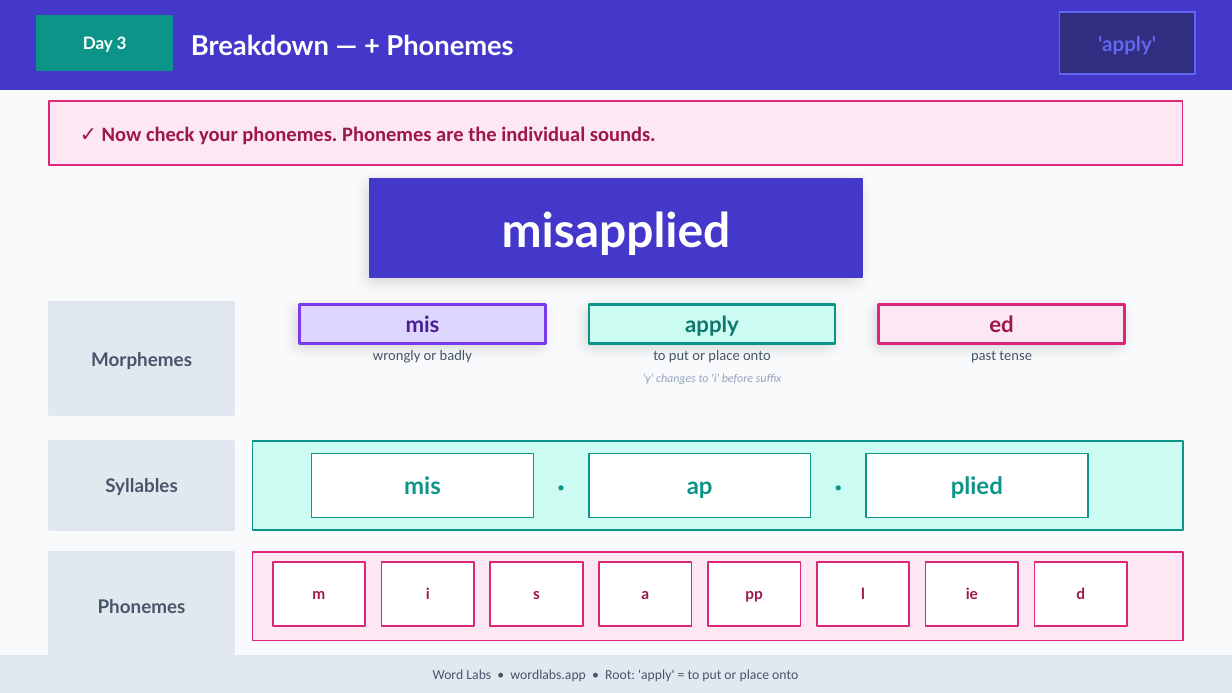
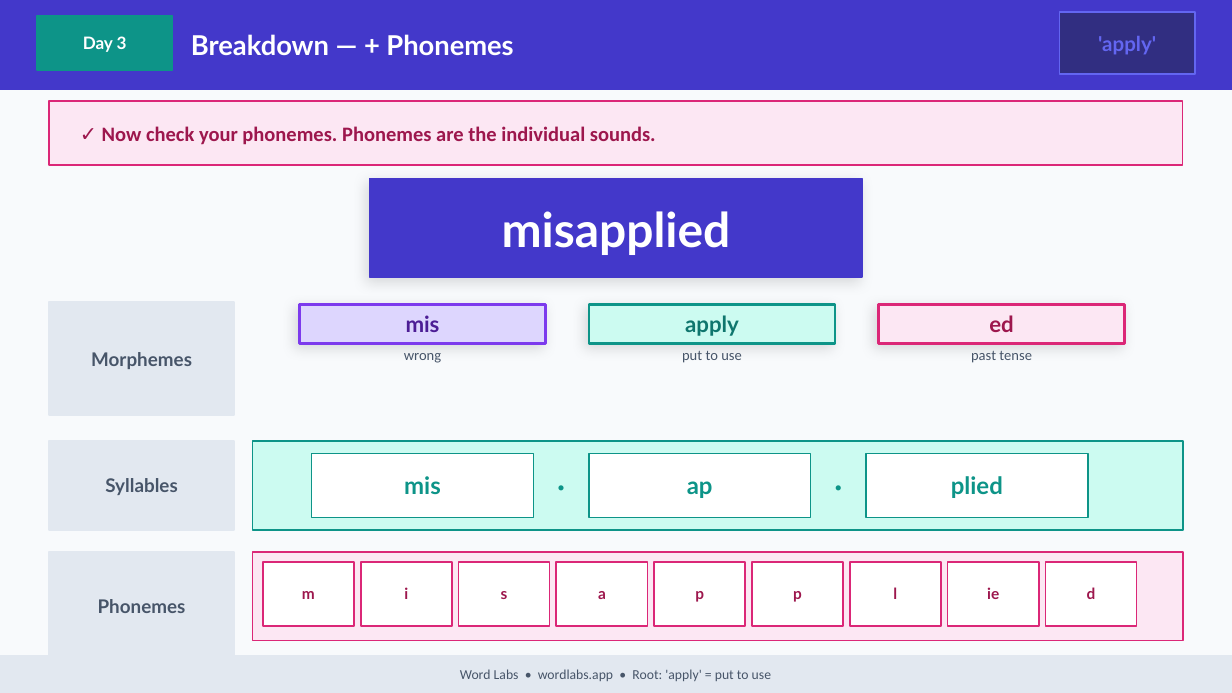
Before and after one commit to NickD135/morphology-builder, a slide deck: slide 27 of output/wordlabs-apply-3day.pptx. Drawn at 1232x693 pixels with LibreOffice and Linux fonts; fonts in the diff are those of the drawing. Boxes give left, top, right and bottom in pixels: in the first picture for what was removed or moved away, otherwise in the second. Text is boxed around its words. In the diff, an @@ line names an element or a change of style, - is before the commit and + after.

```diff
--- a/output/wordlabs-apply-3day.pptx
+++ b/output/wordlabs-apply-3day.pptx
@@ text at <box>404,353,441,363</box>: text changed @@
-wrongly or badly
+wrong
@@ text at <box>682,351,742,363</box>: text changed @@
-to put or place onto
+put to use
@@ text removed at <box>643,374,782,384</box> @@
-'y' changes to 'i' before suffix
@@ text "m": place and size @@
-text "m" at <box>312,591,325,599</box>
+text "m" at <box>302,591,315,599</box>
@@ rectangle: place and size @@
-rectangle at <box>272,562,365,626</box>
+rectangle at <box>262,562,354,626</box>
@@ text "i": place and size @@
-text "i" at <box>426,587,430,599</box>
+text "i" at <box>404,587,408,599</box>
@@ rectangle: place and size @@
-rectangle at <box>382,562,474,626</box>
+rectangle at <box>361,562,452,626</box>
@@ text "s": place and size @@
-text "s" at <box>533,591,540,599</box>
+text "s" at <box>501,591,508,599</box>
@@ rectangle: place and size @@
-rectangle at <box>490,562,583,626</box>
+rectangle at <box>458,562,549,626</box>
@@ text "a": place and size @@
-text "a" at <box>641,591,649,599</box>
+text "a" at <box>598,591,606,599</box>
@@ rectangle: place and size @@
-rectangle at <box>599,562,691,626</box>
+rectangle at <box>557,562,648,626</box>
@@ rectangle added at <box>654,562,745,626</box>, fill #FFFFFF, outline #DB2777 1 pt @@
@@ rectangle: place and size @@
-rectangle at <box>708,562,801,626</box>
+rectangle at <box>752,562,843,626</box>
@@ text "l": place and size @@
-text "l" at <box>861,587,865,599</box>
+text "l" at <box>893,587,897,599</box>
@@ rectangle: place and size @@
-rectangle at <box>817,562,909,626</box>
+rectangle at <box>850,562,941,626</box>
@@ text "ie": place and size @@
-text "ie" at <box>966,587,978,599</box>
+text "ie" at <box>987,587,999,599</box>
@@ rectangle: place and size @@
-rectangle at <box>925,562,1018,626</box>
+rectangle at <box>947,562,1039,626</box>
@@ text "d": place and size @@
-text "d" at <box>1076,587,1085,599</box>
+text "d" at <box>1087,587,1096,599</box>
@@ rectangle: place and size @@
-rectangle at <box>1035,562,1127,626</box>
+rectangle at <box>1046,562,1137,626</box>
@@ text added at <box>695,591,704,602</box>, 9 pt, text #9D174D, bold @@
+p
@@ text removed at <box>745,591,763,602</box> @@
-pp
@@ text added at <box>793,591,802,602</box>, 9 pt, text #9D174D, bold @@
+p
@@ text at <box>460,669,771,681</box>: text changed @@
-Word Labs • wordlabs.app • Root: 'apply' = to put or place onto
+Word Labs • wordlabs.app • Root: 'apply' = put to use
```
Also in this commit, not shown: 34 other slides changed, 4 other files.
